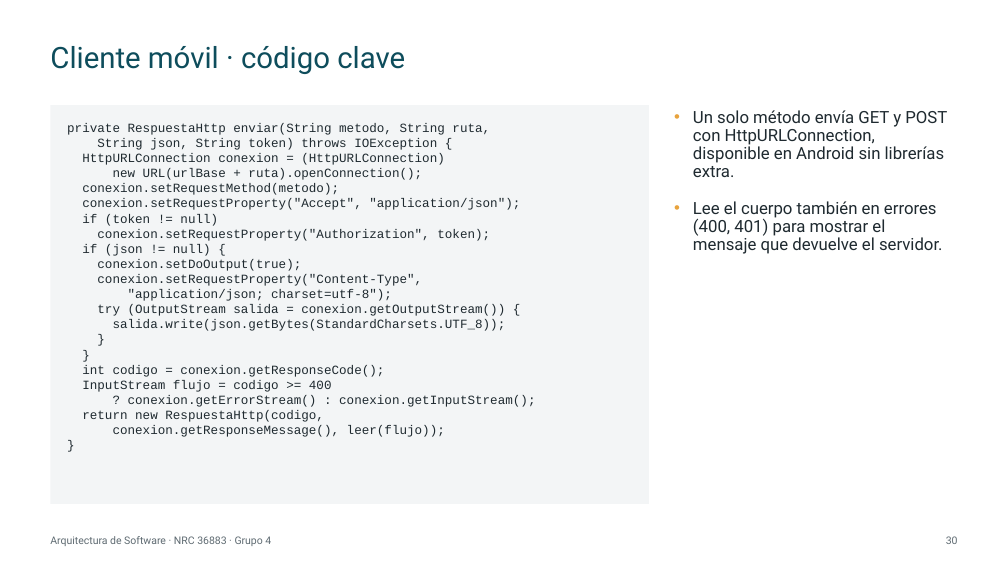
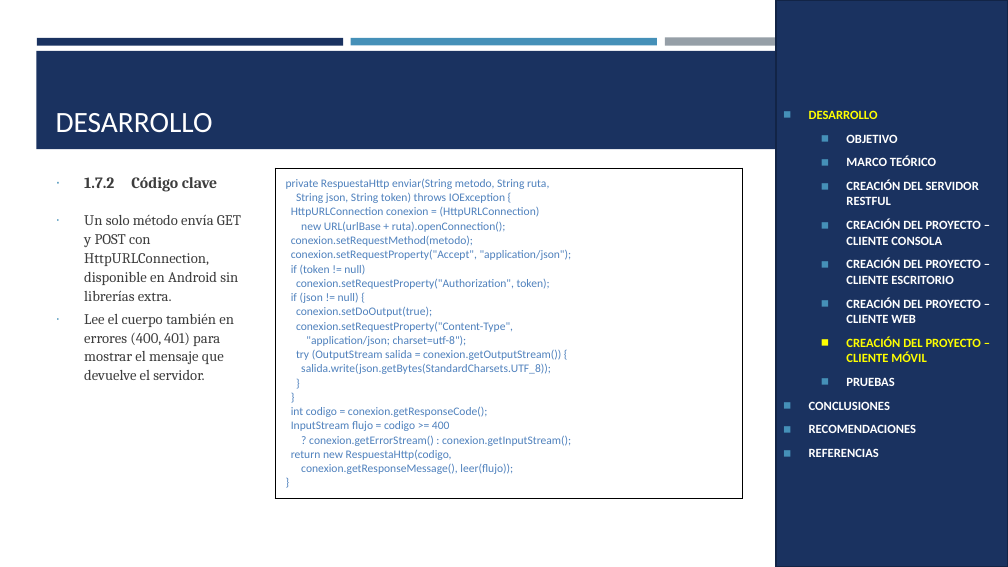
Before and after one commit to IMarcusDev/TI.1.3.-PAO202651_RESTFUL_JAVA_SINBDD_NRC_36883_GR04, a slide deck: slide 24 of 05. DOCUMENTACION/PRESENTACION TI.1.3. RESTFUL sin BDD en JAVA GR4.pptx (slide 30 before the commit). Drawn at 1008x567 pixels with LibreOffice and Linux fonts; fonts in the diff are those of the drawing. Boxes give left, top, right and bottom in pixels: in the first picture for what was removed or moved away, otherwise in the second. Text is boxed around its words. In the diff, an @@ line names an element or a change of style, - is before the commit and + after.

```diff
--- a/05. DOCUMENTACION/PRESENTACION TI.1.3. RESTFUL sin BDD en JAVA GR4.pptx
+++ b/05. DOCUMENTACION/PRESENTACION TI.1.3. RESTFUL sin BDD en JAVA GR4.pptx
@@ rectangle added at box(776, 0, 1008, 567), fill #1A3260, outline #122446 1.75 pt, 12 pt, text #FFFFFF, bold @@
+◼ DESARROLLO
+  ◼ OBJETIVO
+  ◼ MARCO TEÓRICO
+  ◼ CREACIÓN DEL SERVIDOR RESTFUL
+  ◼ CREACIÓN DEL PROYECTO – CLIENTE CONSOLA
+  ◼ CREACIÓN DEL PROYECTO – CLIENTE ESCRITORIO
+  ◼ CREACIÓN DEL PROYECTO – CLIENTE WEB
+  ◼ CREACIÓN DEL PROYECTO – CLIENTE MÓVIL
+  ◼ PRUEBAS
+◼ CONCLUSIONES
+◼ RECOMENDACIONES
+◼ REFERENCIAS
@@ rectangle added at box(36, 51, 972, 149), fill #1A3260 @@
@@ rectangle added at box(37, 38, 343, 45), fill #1A3260 @@
@@ title removed at box(50, 46, 405, 74) @@
-Cliente móvil · código clave
@@ rectangle added at box(351, 38, 657, 45), fill #4590B8 @@
@@ rectangle added at box(665, 38, 971, 46), fill #969FA7 @@
@@ text removed at box(51, 105, 650, 504) @@
-private RespuestaHttp enviar(String metodo, String ruta,
-String json, String token) throws IOException {
-HttpURLConnection conexion = (HttpURLConnection)
-new URL(urlBase + ruta).openConnection();
-conexion.setRequestMethod(metodo);
-conexion.setRequestProperty("Accept", "application/json");
-if (token != null)
-conexion.setRequestProperty("Authorization", token);
-if (json != null) {
-conexion.setDoOutput(true);
-conexion.setRequestProperty("Content-Type",
-"application/json; charset=utf-8");
-try (OutputStream salida = conexion.getOutputStream()) {
-salida.write(json.getBytes(StandardCharsets.UTF_8));
-}
-}
-int codigo = conexion.getResponseCode();
-InputStream flujo = codigo >= 400
-? conexion.getErrorStream() : conexion.getInputStream();
-return new RespuestaHttp(codigo,
-conexion.getResponseMessage(), leer(flujo));
-}
@@ title added at box(56, 113, 213, 132), 28 pt, text #FFFFFF @@
+DESARROLLO
@@ text "1.7.2 Código clave": place and size @@
-text "1.7.2 Código clave" at box(693, 110, 947, 254)
+text "1.7.2 Código clave" at box(84, 177, 241, 380)
@@ text at box(84, 177, 114, 188): paragraph added @@
+∙ 1.7.2 Código clave
@@ table added at box(275, 168, 743, 478), 1 rows, 1 columns @@
+private RespuestaHttp enviar(String metodo, String ruta, / String json, String token) throws IOException { / HttpURLConnection conexion = (HttpURLConnection) / new URL(urlBase + ruta).openConnection(); / conexion.setRequestMethod(metodo); / conexion.setRequestProperty("Accept", "application/json"); / if (token != null) / conexion.setRequestProperty("Authorization", token); / if (json != null) { / conexion.setDoOutput(true); / conexion.setRequestProperty("Content-Type", / "application/json; charset=utf-8"); / try (OutputStream salida = conexion.getOutputStream()) { / salida.write(json.getBytes(StandardCharsets.UTF_8)); / } / } / int codigo = conexion.getResponseCode(); / InputStream flujo = codigo >= 400 / ? conexion.getErrorStream() : conexion.getInputStream(); / return new RespuestaHttp(codigo, / conexion.getResponseMessage(), leer(flujo)); / }
@@ text at box(84, 215, 241, 380): size 16 to 14 pt, font Roboto to Cambria, text colour #1F2A30 to #3D3D3D; bullet • to ∙; line spacing 0.9 to 1.07; less space between paragraphs; bullet colour #E8A33D to #4590B8 @@
@@ text removed at box(50, 536, 271, 546) @@
-Arquitectura de Software · NRC 36883 · Grupo 4
@@ page number removed at box(946, 536, 958, 544) @@
-30
```
Also in this commit, not shown: 23 other slides changed, 6 slides added, 14 slides removed.
